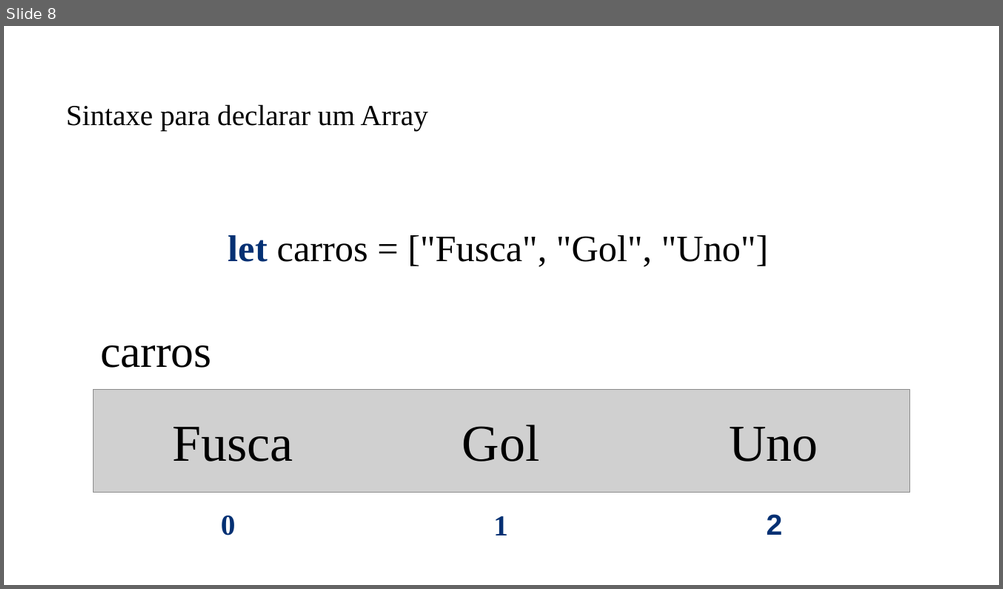
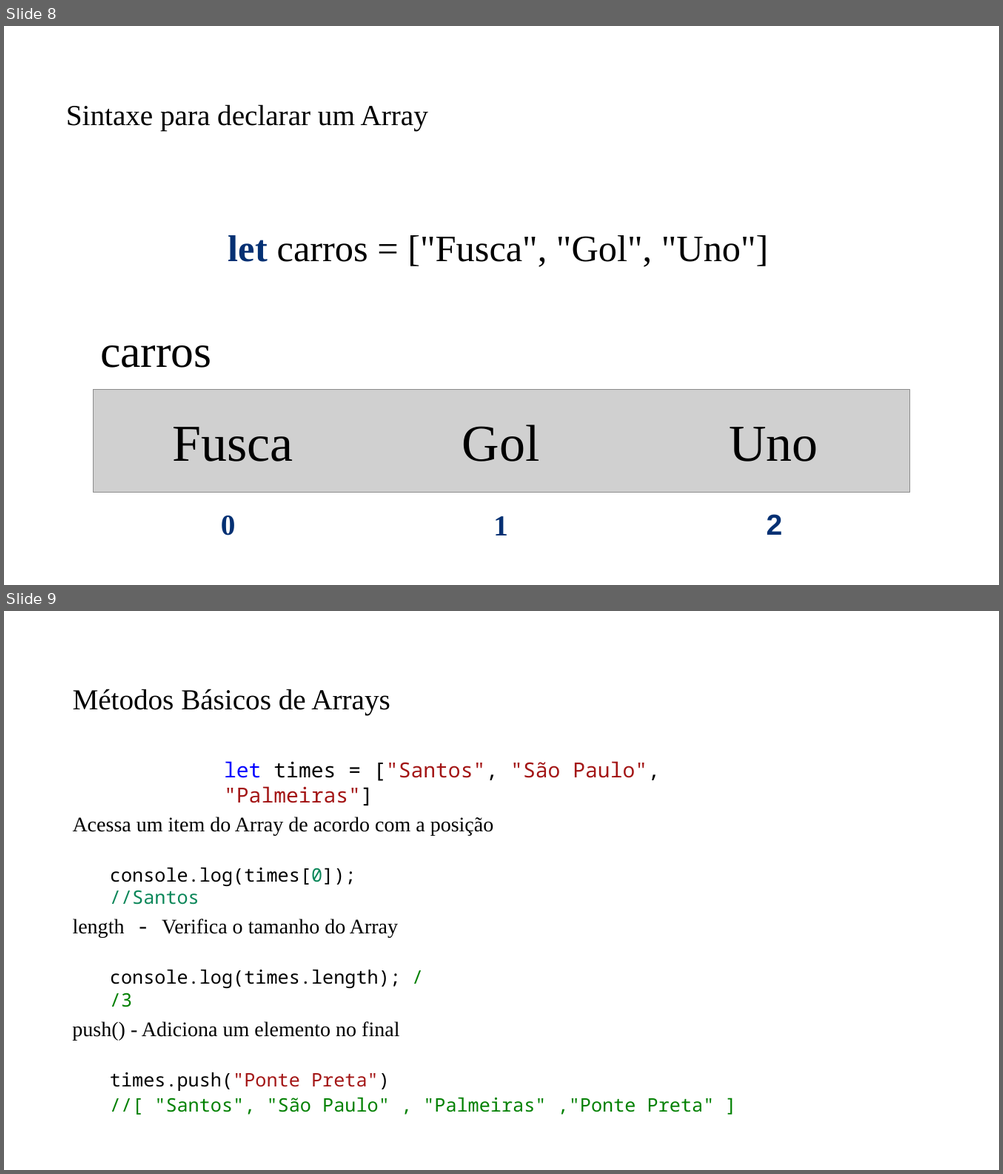
Before and after one commit to PedroMiho/UMC, a slide deck: Lógica e Programação/Módulo 02 - JavaScript/Aula 15 - Arrays e Objetos/Array e Objetos.pptx. Shown one above the other, each under a label of ours: slide 8 before the commit, slides 8 and 9 after it. The pictures are 1003x589 and 1003x1174 pixels, drawn with LibreOffice and Linux fonts; fonts in the diff are those of the drawing; grey boxes stand for pictures; background and template pictures are left out. Boxes give left, top, right and bottom in pixels: in the first picture for what was removed or moved away, otherwise in the second. Text is boxed around its words. In the diff, an @@ line names an element or a change of style, - is before the commit and + after.

```diff
--- a/Lógica e Programação/Módulo 02 - JavaScript/Aula 15 - Arrays e Objetos/Array e Objetos.pptx
+++ b/Lógica e Programação/Módulo 02 - JavaScript/Aula 15 - Arrays e Objetos/Array e Objetos.pptx
@@ slide 9 added at bbox=[4, 611, 999, 1170], background #FFFFFF @@
@@ title added at bbox=[73, 689, 390, 715], 28 pt, text #000000 @@
+Métodos Básicos de Arrays
@@ text added at bbox=[224, 761, 660, 806], 20 pt, text #A31515 @@
+let times = ["Santos", "São Paulo", "Palmeiras"]
@@ text added at bbox=[73, 817, 494, 836], 20 pt, text #000000 @@
+Acessa um item do Array de acordo com a posição
@@ text added at bbox=[110, 868, 356, 905], 18 pt, text #000000 @@
+  console.log(times[0]); //Santos
@@ text added at bbox=[73, 919, 398, 938], 20 pt, text #000000 @@
+length - Verifica o tamanho do Array
@@ text added at bbox=[110, 970, 401, 1008], 18 pt, text #000000 @@
+  console.log(times.length); //3
@@ text added at bbox=[72, 1022, 399, 1040], 20 pt, text #000000 @@
+push() - Adiciona um elemento no final
@@ text added at bbox=[110, 1073, 714, 1115], 18 pt, text #008000 @@
+  times.push("Ponte Preta")
+  //[ "Santos", "São Paulo" , "Palmeiras" ,"Ponte Preta" ]
```
Also in this commit, not shown: 2 slides changed, 2 other slides added, 1 other file.
